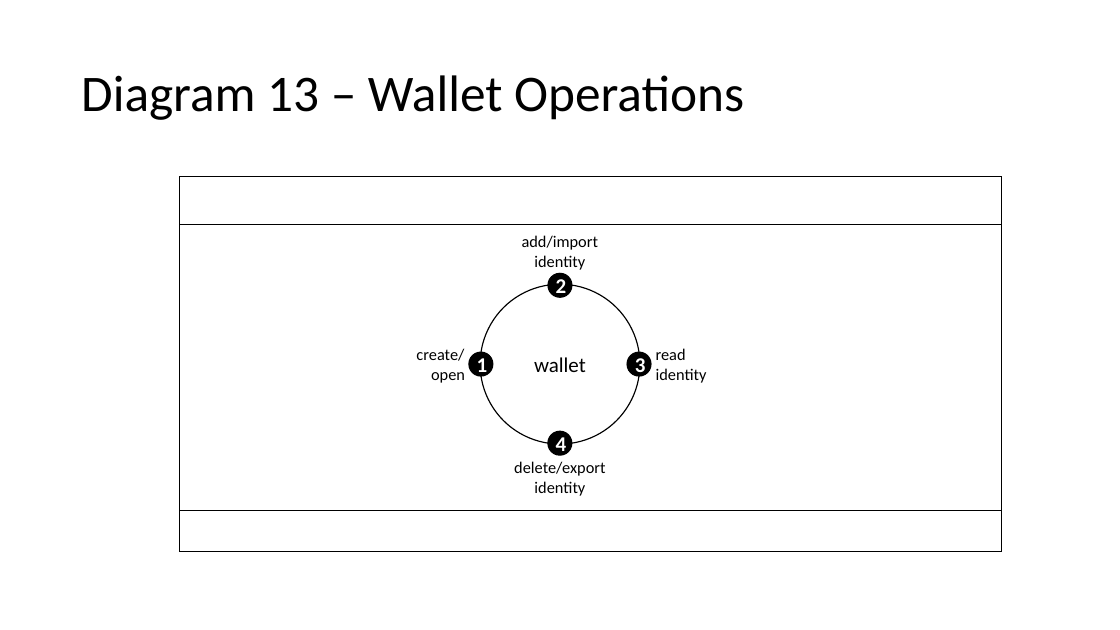
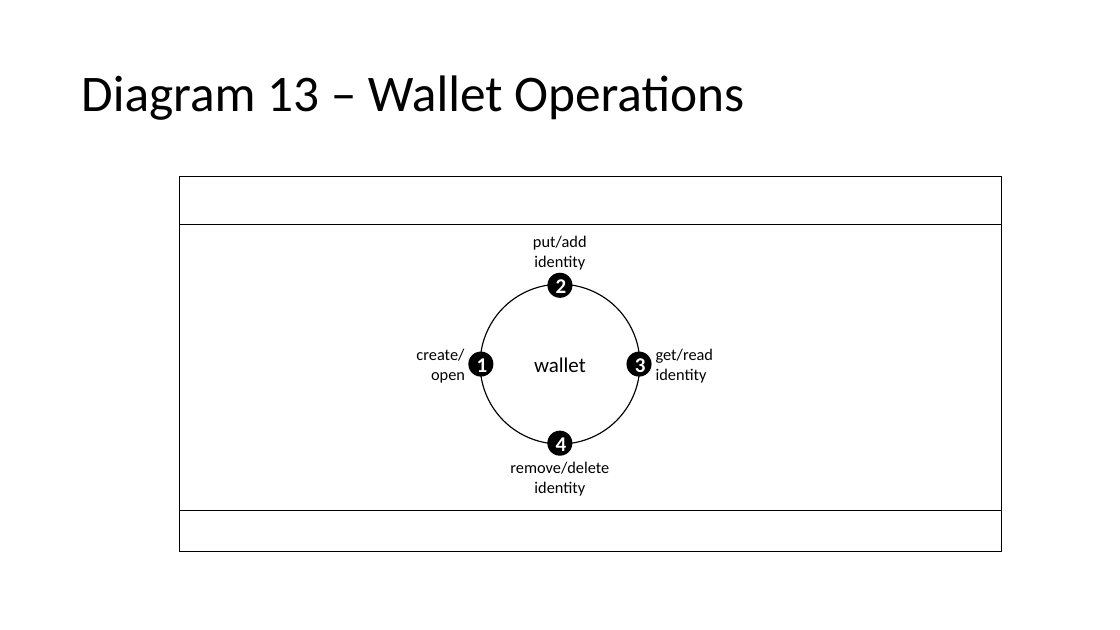
Before and after one commit to hyperledger/fabric-docs-i18n, a slide deck: slide 15 of docs/source/developapps/diagrams.pptx. Drawn at 1120x630 pixels with LibreOffice and Linux fonts; fonts in the diff are those of the drawing. Boxes give left, top, right and bottom in pixels: in the first picture for what was removed or moved away, otherwise in the second. Text is boxed around its words. In the diff, an @@ line names an element or a change of style, - is before the commit and + after.

```diff
--- a/docs/source/developapps/diagrams.pptx
+++ b/docs/source/developapps/diagrams.pptx
@@ text "put/add": place and size @@
-text "put/add" at (522, 235, 598, 270)
+text "put/add" at (533, 235, 587, 270)
@@ text at (533, 235, 587, 250): text changed @@
-add/import
+put/add
@@ text at (656, 348, 713, 363): text changed @@
-read
+get/read
@@ text at (510, 461, 609, 474): text changed @@
-delete/export
+remove/delete
```
Also in this commit, not shown: 1 other slide changed, 57 other files.
